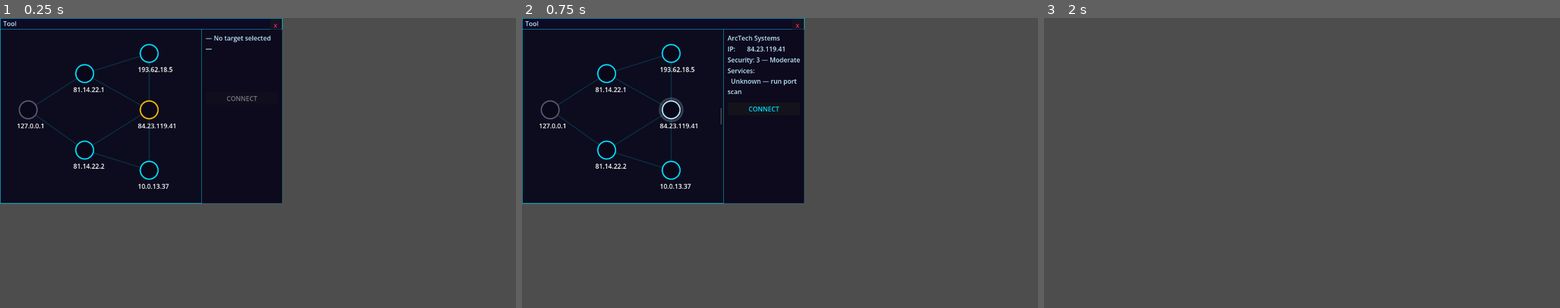
Above: before the commit, frames 1-3 (left to right).
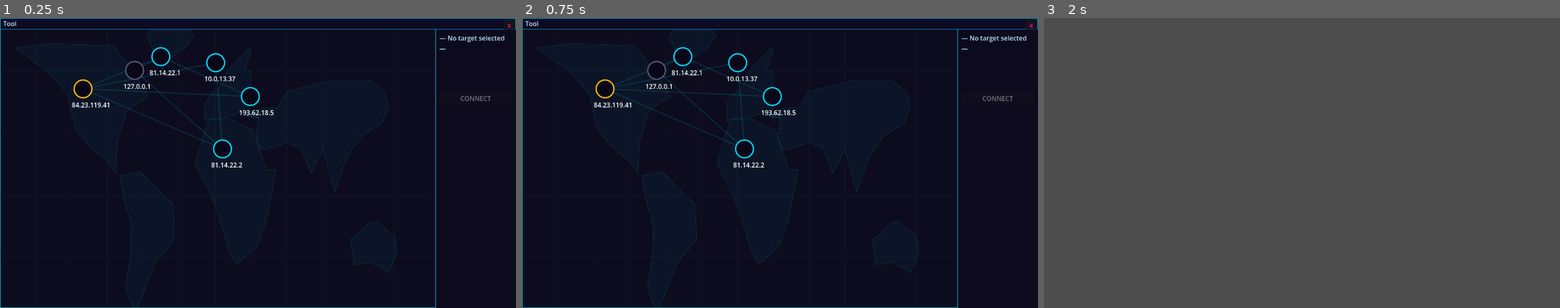
Above: after the commit, the same moments.

Repository: Sub-Xaero/Delta-Terminal-v2
Game: Godot game, scene res://scenes/tools/network_map.tscn
The game is run twice, just before and just after one commit, with the same random seed, the same clock (stepped at 60 frames per second) and the same inputs. This scene is started directly instead of the project's main scene.
Inputs (mouse positions are in pixels of both pictures, inside the frame that each line leads up to):
- Up to frame 1 (0.25 s): no input
- Up to frame 2 (0.75 s): tap Enter at 0.5 s; drag from (661, 110) to (831, 99) at 0.52 s
- Up to frame 3 (2 s): click "x" at 1.25 s

The runs differ from the first frame. In frame 1, 68% of the frame differs, in the area x 0-100%, y 0-100%; in frame 2, 68%; in frame 3, nothing differs.

Commit message:
Add world map to Network Map and make it fullscreen
- NetworkMapCanvas: draw equirectangular world map background (lat/lon
  grid + simplified continent outlines for NA, SA, Europe, Africa,
  Asia, Australia, Greenland) using draw_colored_polygon / draw_polyline
- Redistribute all 6 default nodes geographically: Local Machine →
  Ireland, Sentinel ISP → Scandinavia, Sentinel ISP (Backup) →
  Singapore (renamed Asia-Pacific), NeoTech University → Tokyo,
  ArcTech Systems → New York, Darknet Relay → Siberia
- NetworkMap opens as a fixed fullscreen panel filling the WindowLayer
  (anchors fill parent, drag disabled, enforced via call_deferred so
  WindowManager's initial position write is overridden cleanly)
- Sidebar minimap click now toggles the Network Map closed if already
  open, open if not, via desktop.gd's open_tool_requested handler

Diff:
--- a/scenes/desktop/desktop.gd
+++ b/scenes/desktop/desktop.gd
@@ -67,7 +67,12 @@
 func _on_open_tool_requested(tool_name: String) -> void:
 	match tool_name:
 		"Network Map":
-			window_manager.spawn_tool_window(NetworkMapScene, "Network Map")
+			if window_manager.open_windows.has("Network Map"):
+				var w: ToolWindow = window_manager.open_windows["Network Map"]
+				EventBus.tool_closed.emit("Network Map")
+				w.queue_free()
+			else:
+				window_manager.spawn_tool_window(NetworkMapScene, "Network Map")
 
 
 func _on_context_menu_id_pressed(id: int) -> void:
--- a/scenes/tools/network_map.gd
+++ b/scenes/tools/network_map.gd
@@ -29,6 +29,15 @@
 	_apply_info_panel_theme()
 	_populate_map()
 	_clear_info_panel()
+	# Fullscreen: disable drag and anchor to fill the WindowLayer next frame
+	# (deferred so it runs after WindowManager sets the initial position)
+	title_bar.gui_input.disconnect(_on_title_bar_input)
+	call_deferred("_enforce_fullscreen")
+
+
+func _enforce_fullscreen() -> void:
+	set_anchors_and_offsets_preset(Control.PRESET_FULL_RECT)
+	custom_minimum_size = Vector2.ZERO
 
 
 # ── Map population ─────────────────────────────────────────────────────────────
--- a/scenes/tools/network_map.tscn
+++ b/scenes/tools/network_map.tscn
@@ -5,7 +5,7 @@
 [ext_resource type="Script" path="res://scenes/tools/network_map_canvas.gd" id="3_nmc"]
 
 [node name="NetworkMap" instance=ExtResource("1_tw")]
-custom_minimum_size = Vector2(700, 460)
+custom_minimum_size = Vector2(0, 0)
 script = ExtResource("2_nm")
 
 [node name="HSplit" type="HSplitContainer" parent="ContentArea"]
--- a/scenes/tools/network_map_canvas.gd
+++ b/scenes/tools/network_map_canvas.gd
@@ -1,7 +1,78 @@
 class_name NetworkMapCanvas
 extends Control
-## Draws connection edges between network nodes.
+## Draws the world map background (coordinate grid + continent outlines) and
+## connection edges between network nodes.
 ## Node widgets are added as children and positioned by NetworkMap.
+
+# ── Projection constants ─────────────────────────────────────────────────────
+const LAT_MIN: float = -55.0
+const LAT_MAX: float =  80.0
+
+# ── Colours ──────────────────────────────────────────────────────────────────
+const _COL_CONTINENT_FILL    := Color(0.0, 0.88, 1.0, 0.04)
+const _COL_CONTINENT_OUTLINE := Color(0.0, 0.88, 1.0, 0.18)
+const _COL_GRID              := Color(0.0, 0.88, 1.0, 0.06)
+const _COL_EQUATOR           := Color(0.0, 0.88, 1.0, 0.12)
+
+# ── Continent outlines (each point is Vector2(longitude, latitude)) ───────────
+var _continent_outlines: Array = [
+	# North America
+	[
+		Vector2(-168, 71), Vector2(-141, 60), Vector2(-124, 49),
+		Vector2(-117, 32), Vector2(-105, 23), Vector2(-90,  16),
+		Vector2(-83,  10), Vector2(-82,  25), Vector2(-74,  40),
+		Vector2(-66,  44), Vector2(-56,  47), Vector2(-60,  52),
+		Vector2(-85,  72), Vector2(-140, 73), Vector2(-168, 71),
+	],
+	# South America
+	[
+		Vector2(-80,   9), Vector2(-63,  11), Vector2(-35,  -5),
+		Vector2(-34, -22), Vector2(-50, -33), Vector2(-65, -55),
+		Vector2(-67, -56), Vector2(-71, -52), Vector2(-75, -45),
+		Vector2(-71, -30), Vector2(-70, -15), Vector2(-77,  -1),
+		Vector2(-80,   9),
+	],
+	# Europe
+	[
+		Vector2( -9, 36), Vector2( -9, 44), Vector2( -4, 48),
+		Vector2(  2, 51), Vector2(  8, 55), Vector2( 10, 60),
+		Vector2( 28, 71), Vector2( 30, 70), Vector2( 24, 59),
+		Vector2( 28, 60), Vector2( 30, 60), Vector2( 30, 50),
+		Vector2( 28, 42), Vector2( 36, 37), Vector2( 26, 38),
+		Vector2( 22, 40), Vector2( 14, 38), Vector2(  3, 37),
+		Vector2( -8, 36), Vector2( -9, 36),
+	],
+	# Africa
+	[
+		Vector2( -6, 36), Vector2( 10, 37), Vector2( 32, 31),
+		Vector2( 43, 12), Vector2( 51, 12), Vector2( 43,-12),
+		Vector2( 35,-25), Vector2( 18,-34), Vector2( 12,-28),
+		Vector2(  0, -5), Vector2(-17, 15), Vector2( -6, 36),
+	],
+	# Asia (main body; India, SE Asia, and Arabian Peninsula included in outline)
+	[
+		Vector2( 26, 38), Vector2( 40, 42), Vector2( 52, 42),
+		Vector2( 60, 50), Vector2( 95, 55), Vector2(130, 55),
+		Vector2(141, 50), Vector2(145, 43), Vector2(140, 35),
+		Vector2(122, 28), Vector2(110, 18), Vector2(100,  1),
+		Vector2( 90, 22), Vector2( 80, 10), Vector2( 72, 22),
+		Vector2( 60, 25), Vector2( 43, 22), Vector2( 37, 22),
+		Vector2( 34, 28), Vector2( 36, 37), Vector2( 26, 38),
+	],
+	# Australia
+	[
+		Vector2(113,-22), Vector2(116,-34), Vector2(130,-33),
+		Vector2(137,-35), Vector2(145,-38), Vector2(152,-28),
+		Vector2(150,-20), Vector2(143,-17), Vector2(135,-13),
+		Vector2(128,-14), Vector2(122,-18), Vector2(113,-22),
+	],
+	# Greenland
+	[
+		Vector2(-25, 71), Vector2(-18, 77), Vector2(-25, 83),
+		Vector2(-38, 83), Vector2(-52, 82), Vector2(-57, 76),
+		Vector2(-44, 60), Vector2(-40, 65), Vector2(-25, 71),
+	],
+]
 
 var _edges: Array = []  # Array of { from:Vector2, to:Vector2, color:Color, width:float }
 
@@ -11,6 +82,34 @@
 	queue_redraw()
 
 
+func _geo_to_canvas(lon: float, lat: float) -> Vector2:
+	return Vector2(
+		(lon + 180.0) / 360.0 * size.x,
+		(LAT_MAX - lat) / (LAT_MAX - LAT_MIN) * size.y
+	)
+
+
 func _draw() -> void:
+	if size.x < 1.0 or size.y < 1.0:
+		return
+	_draw_grid()
+	_draw_continents()
 	for edge in _edges:
 		draw_line(edge.from, edge.to, edge.color, edge.width, true)
+
+
+func _draw_grid() -> void:
+	for lat: float in [-30.0, 0.0, 30.0, 60.0]:
+		var col := _COL_EQUATOR if lat == 0.0 else _COL_GRID
+		draw_line(_geo_to_canvas(-180.0, lat), _geo_to_canvas(180.0, lat), col, 1.0)
+	for lon: float in [-150.0, -120.0, -90.0, -60.0, -30.0, 0.0, 30.0, 60.0, 90.0, 120.0, 150.0]:
+		draw_line(_geo_to_canvas(lon, LAT_MAX), _geo_to_canvas(lon, LAT_MIN), _COL_GRID, 1.0)
+
+
+func _draw_continents() -> void:
+	for outline: Array in _continent_outlines:
+		var pts := PackedVector2Array()
+		for p: Vector2 in outline:
+			pts.append(_geo_to_canvas(p.x, p.y))
+		draw_colored_polygon(pts, _COL_CONTINENT_FILL)
+		draw_polyline(pts, _COL_CONTINENT_OUTLINE, 1.0)
--- a/scripts/autoloads/network_sim.gd
+++ b/scripts/autoloads/network_sim.gd
@@ -115,7 +115,9 @@
 
 func _register_default_nodes() -> void:
 	# Starting network — replace with data-driven loading later.
-	# map_position: pixel coords on the NetworkMapCanvas (~490 × 420 visible area)
+	# map_position: pixel coords on the NetworkMapCanvas, equirectangular projection.
+	#   x = (lon + 180) / 360 * canvas_w   (canvas_w ≈ 700)
+	#   y = (80 - lat)  / 135 * canvas_h   (canvas_h ≈ 510, lat range −55 to +80)
 	# connections: array of node IDs this node has a known route to
 
 	register_node({
@@ -123,7 +125,7 @@
 		"ip": "127.0.0.1",
 		"name": "Local Machine",
 		"security": 0,
-		"map_position": Vector2(70, 200),
+		"map_position": Vector2(334, 102),  # Ireland / West UK  (53°N, 8°W)
 		"files": [],
 		"services": [],
 		"connections": ["isp_01", "isp_02"],
@@ -133,7 +135,7 @@
 		"ip": "81.14.22.1",
 		"name": "Sentinel ISP",
 		"security": 1,
-		"map_position": Vector2(210, 110),
+		"map_position": Vector2(399, 68),   # Scandinavia / Sweden  (62°N, 25°E)
 		"files": [
 			{
 				"id": "isp01_f1",
@@ -149,9 +151,9 @@
 	register_node({
 		"id": "isp_02",
 		"ip": "81.14.22.2",
-		"name": "Sentinel ISP (Backup)",
+		"name": "Sentinel ISP (Asia-Pacific)",
 		"security": 1,
-		"map_position": Vector2(210, 300),
+		"map_position": Vector2(552, 297),  # Singapore  (1°N, 104°E)
 		"files": [],
 		"services": ["relay"],
 		"connections": ["corp_01", "darknet_01"],
@@ -161,7 +163,7 @@
 		"ip": "193.62.18.5",
 		"name": "NeoTech University",
 		"security": 2,
-		"map_position": Vector2(370, 60),
+		"map_position": Vector2(621, 167),  # Tokyo, Japan  (36°N, 140°E)
 		"files": [
 			{
 				"id": "univ01_f1",
@@ -186,7 +188,7 @@
 		"ip": "84.23.119.41",
 		"name": "ArcTech Systems",
 		"security": 3,
-		"map_position": Vector2(370, 200),
+		"map_position": Vector2(206, 148),  # New York, USA  (41°N, 74°W)
 		"files": [
 			{
 				"id": "corp01_f1",
@@ -218,7 +220,7 @@
 		"ip": "10.0.13.37",
 		"name": "Darknet Relay",
 		"security": 2,
-		"map_position": Vector2(370, 350),
+		"map_position": Vector2(535, 83),   # Siberia, Russia  (58°N, 95°E)
 		"files": [
 			{
 				"id": "dark01_f1",
